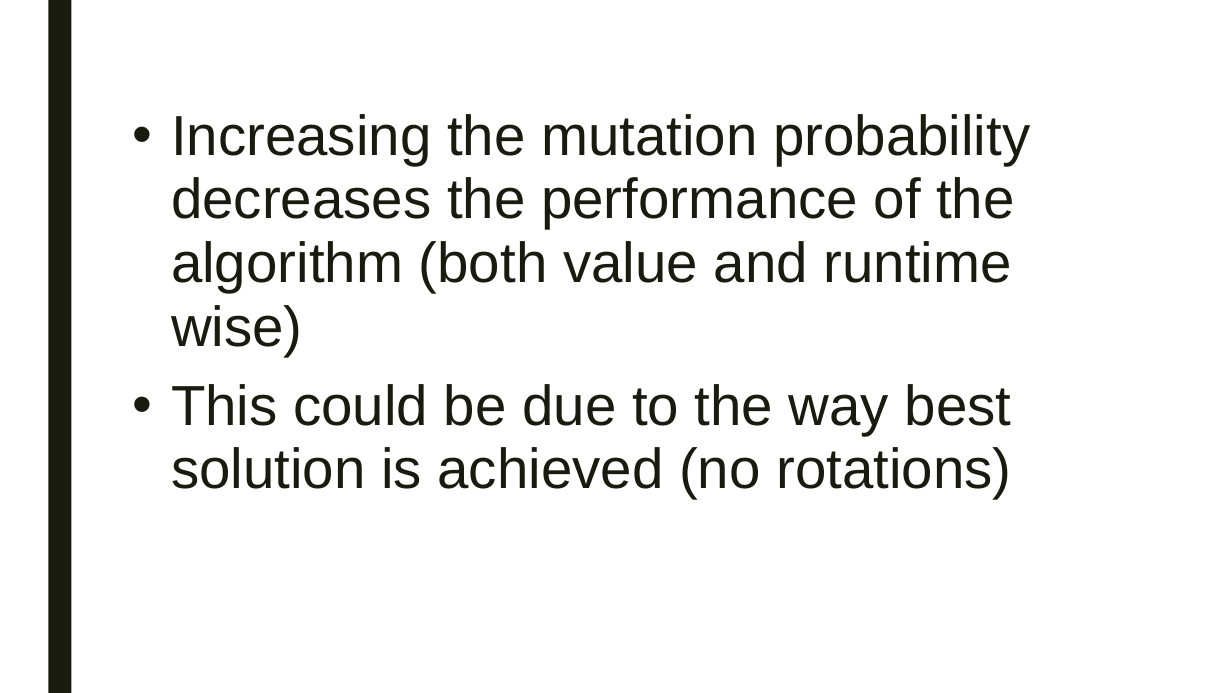
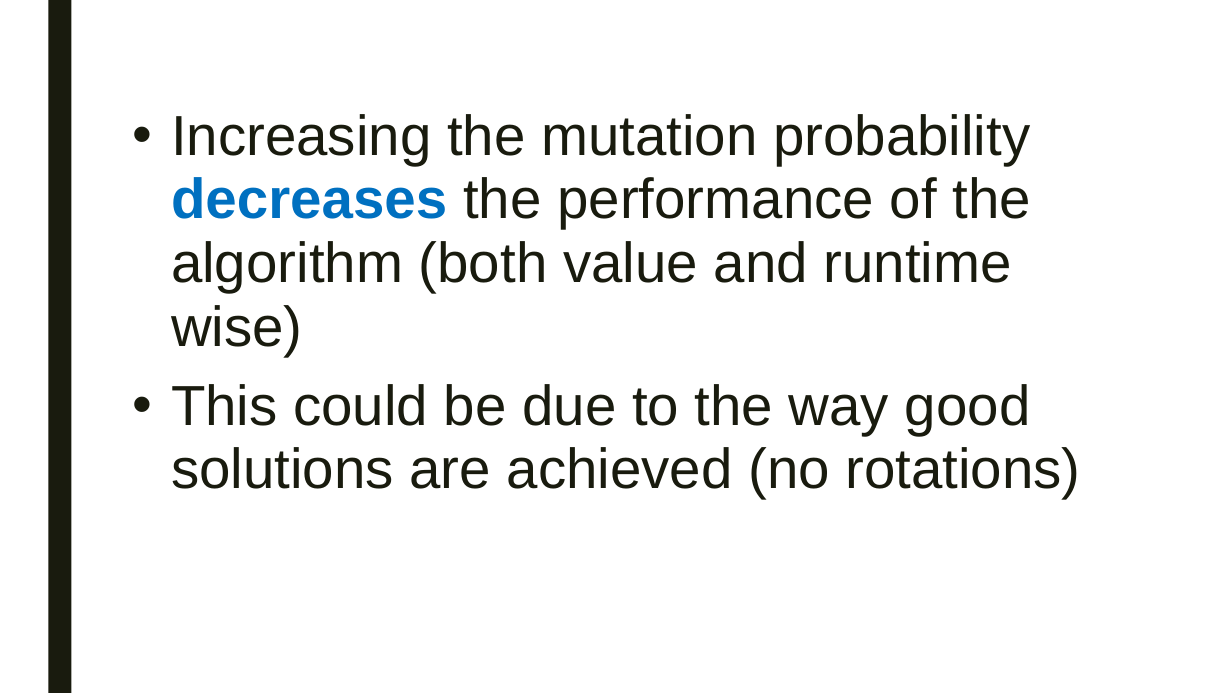
Before and after one commit to swengeler/PP3, a slide deck: slide 28 of Report, presentation and related stuff/Knapsack_problem.pptx (slide 25 before the commit). Drawn at 1232x693 pixels with LibreOffice and Linux fonts; fonts in the diff are those of the drawing. Boxes give left, top, right and bottom in pixels: in the first picture for what was removed or moved away, otherwise in the second. Text is boxed around its words. In the diff, an @@ line names an element or a change of style, - is before the commit and + after.

```diff
--- a/Report, presentation and related stuff/Knapsack_problem.pptx
+++ b/Report, presentation and related stuff/Knapsack_problem.pptx
@@ text at (171,114,1031,356): text colour #191B0E to #0070C0, bold on in "decreases" @@
@@ text at (171,384,1080,499): text changed @@
-• This could be due to the way best solution is achieved (no rotations)
+• This could be due to the way good solutions are achieved (no rotations)
```
Also in this commit, not shown: 12 other slides changed, 13 slides added, 8 slides removed.
